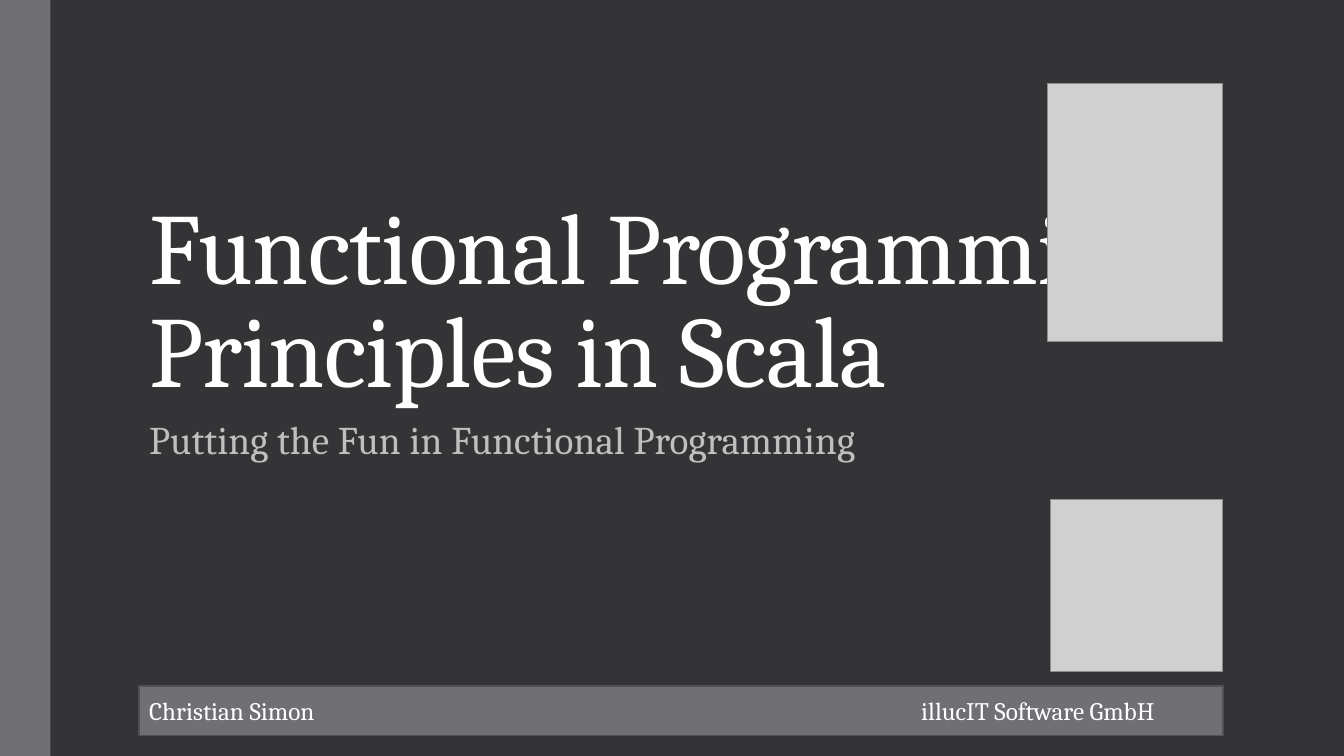
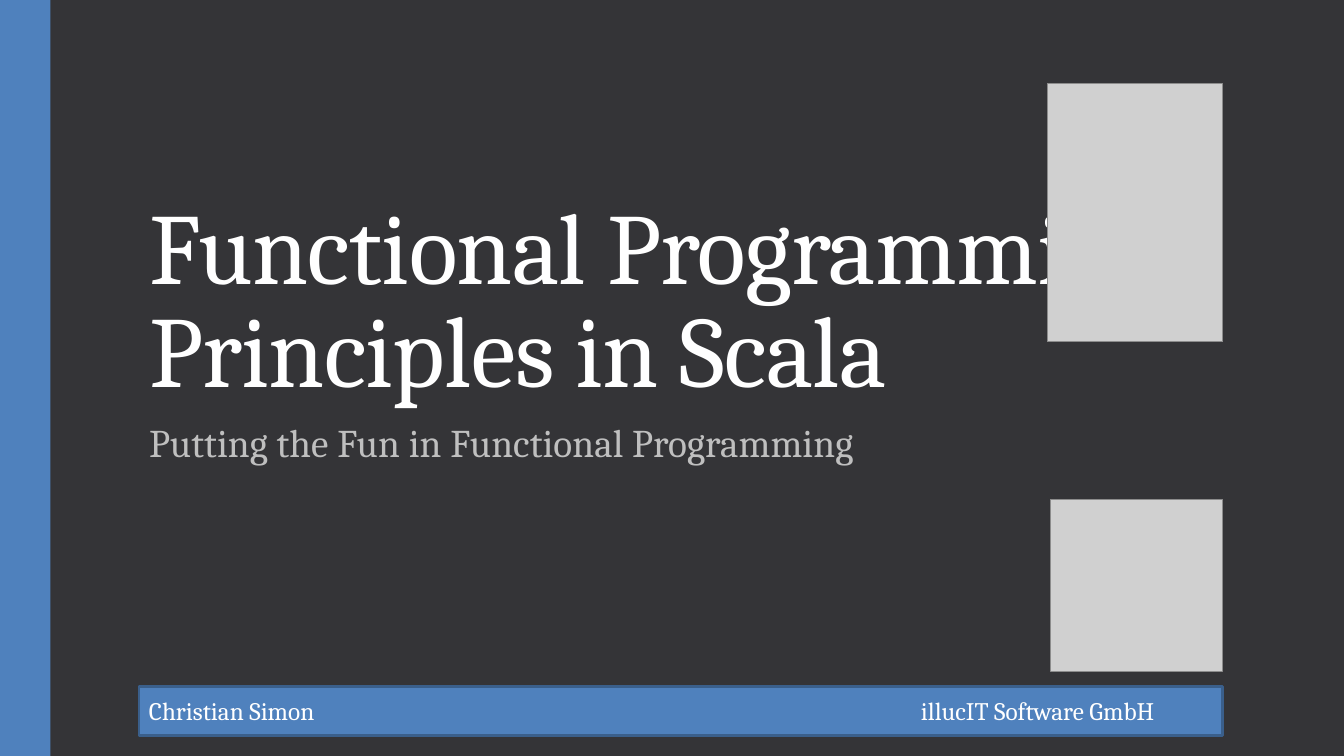
Before and after one commit to metaxmx/FunctionalProgrammingPrinciples, a slide deck: slide 1 of Functional Programming Principles in Scala.pptx. Drawn at 1344x756 pixels with LibreOffice and Linux fonts; fonts in the diff are those of the drawing; grey boxes stand for pictures; background and template pictures are left out. Boxes give left, top, right and bottom in pixels: in the first picture for what was removed or moved away, otherwise in the second. Text is boxed around its words. In the diff, an @@ line names an element or a change of style, - is before the commit and + after.

```diff
--- a/Functional Programming Principles in Scala.pptx
+++ b/Functional Programming Principles in Scala.pptx
@@ background #353537 to #343437 @@
@@ rectangle at [0, 0, 50, 756]: fill #6F6F74 to #4F81BD @@
@@ text "Putting the Fun in Functional ..." at [149, 430, 853, 466]: line spacing 0.95 to 1; less space between paragraphs @@
@@ rectangle "Christian Simon illucIT Software GmbH" at [139, 687, 1223, 736]: fill #6F6F74 to #4F81BD; outline #525256 1.1 pt to #3A5F8C 2 pt @@
```
Also in this commit, not shown: 28 other slides changed, 5 other files.
